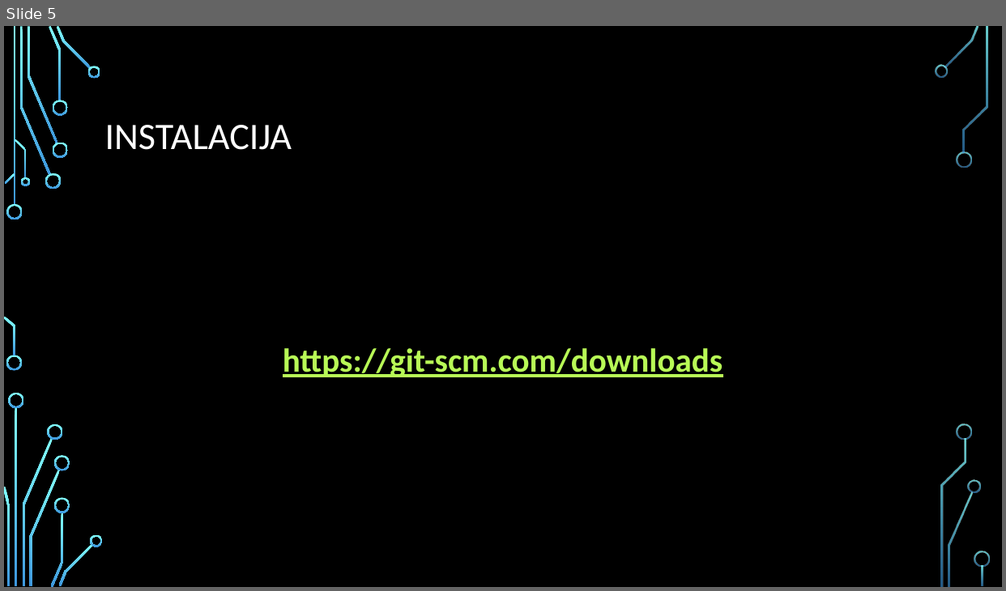
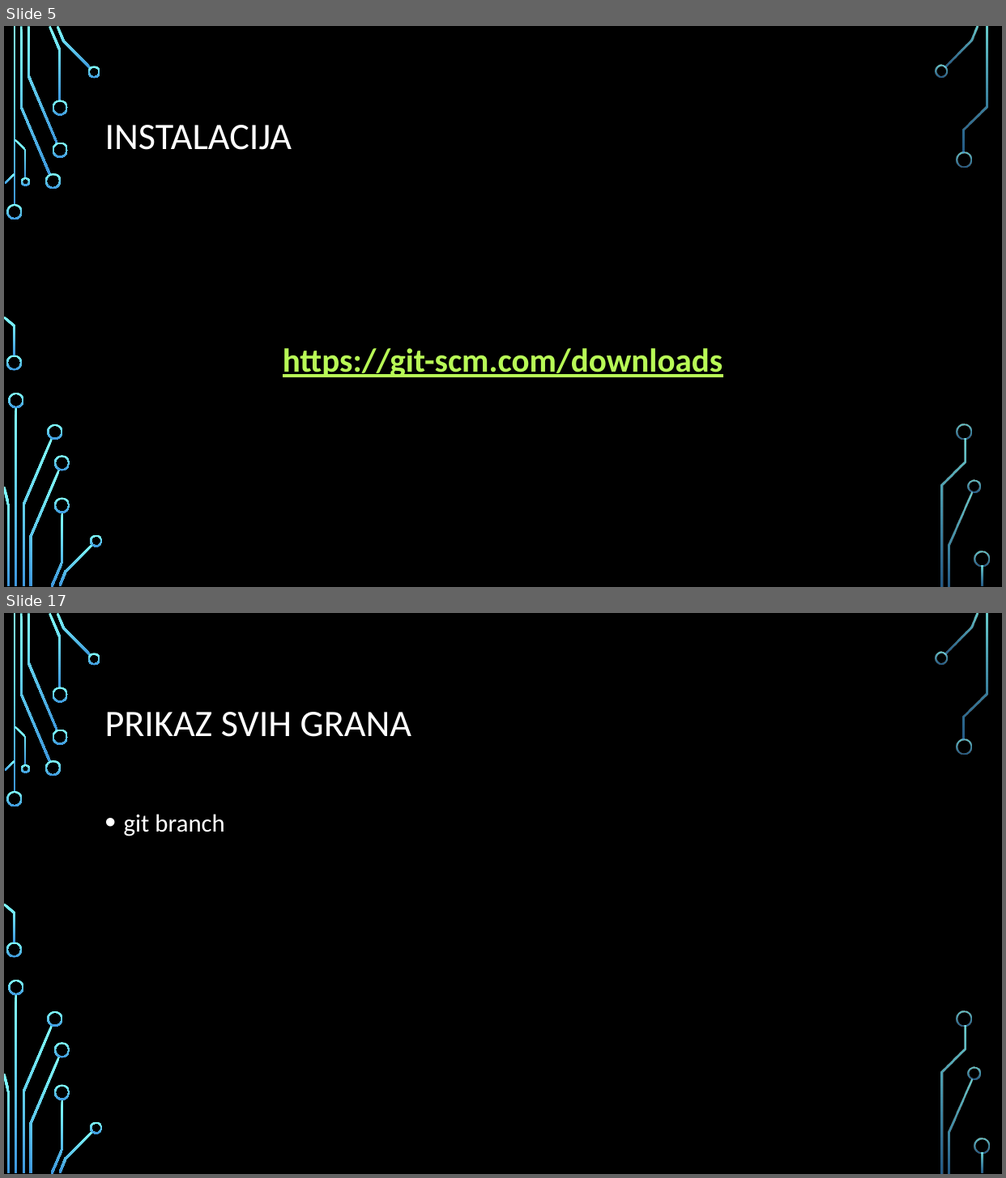
Before and after one commit to MihajloMilojevic/Sekcija, a slide deck: Git i github.pptx. Shown one above the other, each under a label of ours: slide 5 before the commit, slides 5 and 17 after it; the slides between them are not shown. The pictures are 1006x591 and 1006x1178 pixels, drawn with LibreOffice and Linux fonts; fonts in the diff are those of the drawing; background and template pictures are left out. Boxes give left, top, right and bottom in pixels: in the first picture for what was removed or moved away, otherwise in the second. Text is boxed around its words. In the diff, an @@ line names an element or a change of style, - is before the commit and + after.

```diff
--- a/Git i github.pptx
+++ b/Git i github.pptx
@@ slide 17 added at (4, 613, 1002, 1174), background picture (left out); not listed: 36 template elements that a slide beside it also shows @@
@@ title added at (105, 712, 411, 737), 36 pt, text #FFFFFF @@
+PRIKAZ SVIH GRANA
@@ text added at (124, 814, 224, 837), 24 pt, text #FFFFFF @@
+• git branch
```
Also in this commit, not shown: 25 other slides added.
